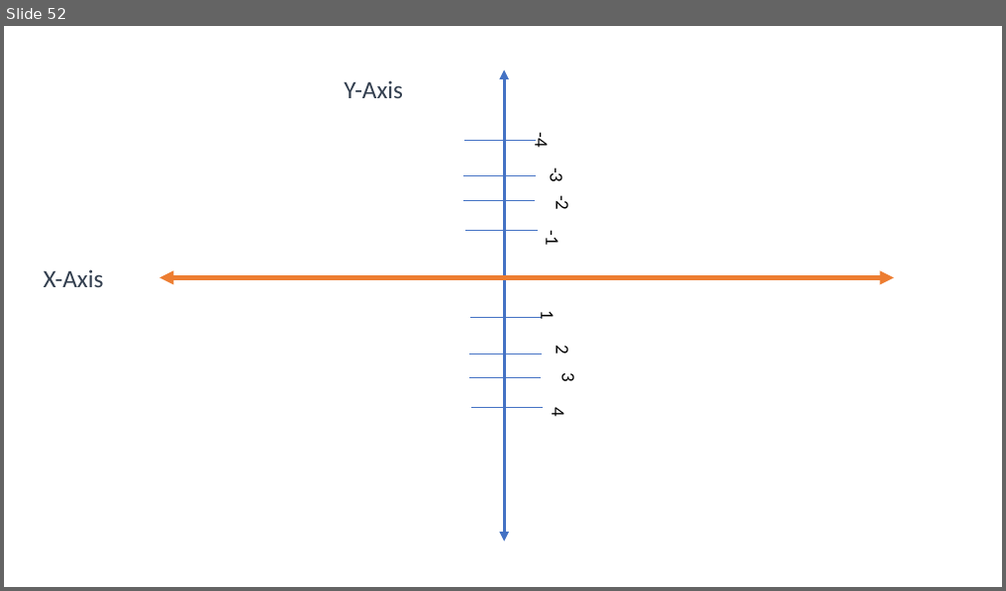
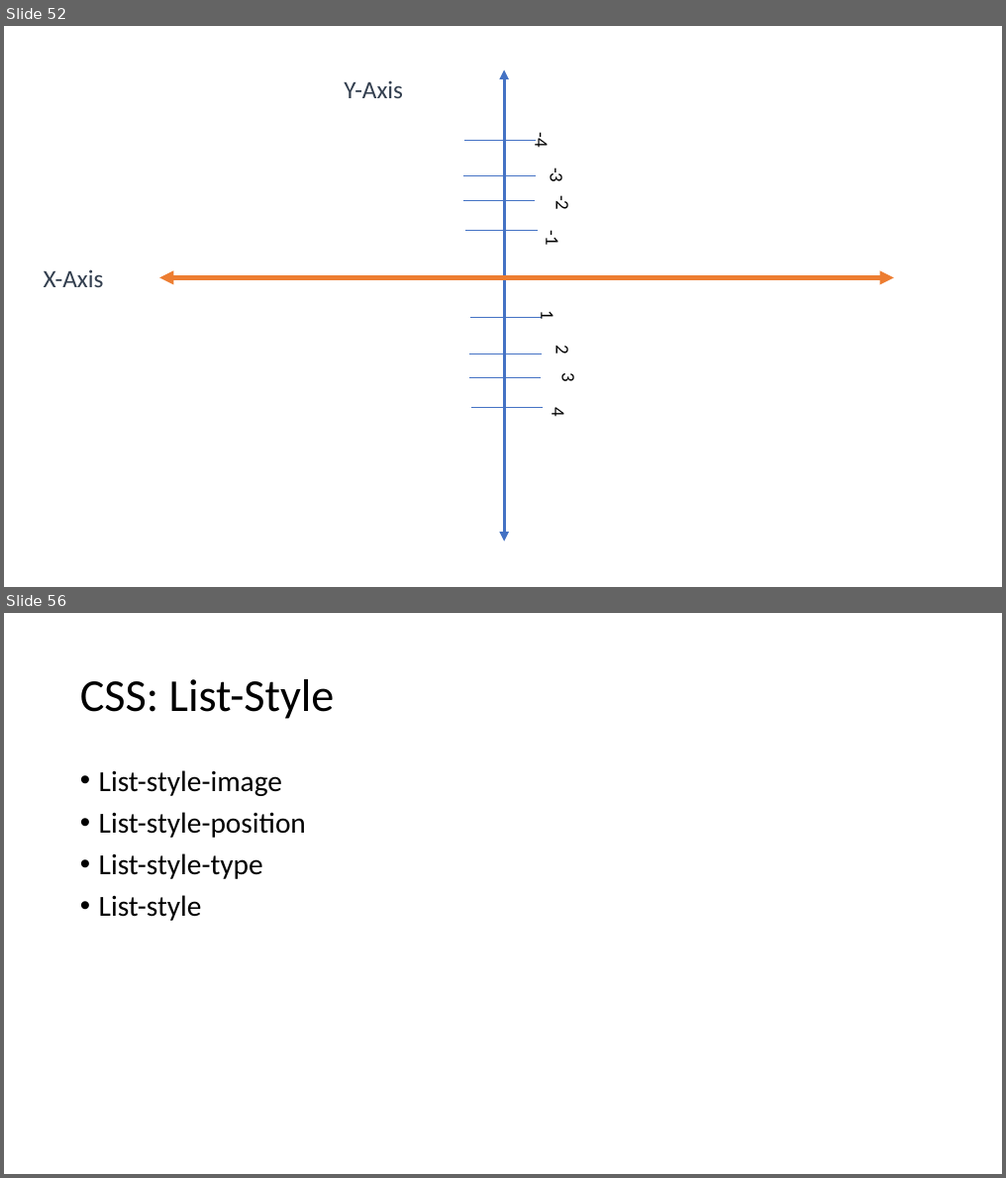
Before and after one commit to PiyushChaturvedii/Batch04, a slide deck: CSS.pptx. Shown one above the other, each under a label of ours: slide 52 before the commit, slides 52 and 56 after it; the slides between them are not shown. The pictures are 1006x591 and 1006x1178 pixels, drawn with LibreOffice and Linux fonts; fonts in the diff are those of the drawing. Boxes give left, top, right and bottom in pixels: in the first picture for what was removed or moved away, otherwise in the second. Text is boxed around its words. In the diff, an @@ line names an element or a change of style, - is before the commit and + after.

```diff
--- a/CSS.pptx
+++ b/CSS.pptx
@@ slide 56 added at (4,613,1002,1174), background #FFFFFF @@
@@ title added at (80,679,335,719), 44 pt, text #000000 @@
+CSS: List-Style
@@ text added at (99,770,306,921), 28 pt, text #000000 @@
+• List-style-image
+• List-style-position
+• List-style-type
+• List-style
```
Also in this commit, not shown: 12 other slides added, 9 other files.
